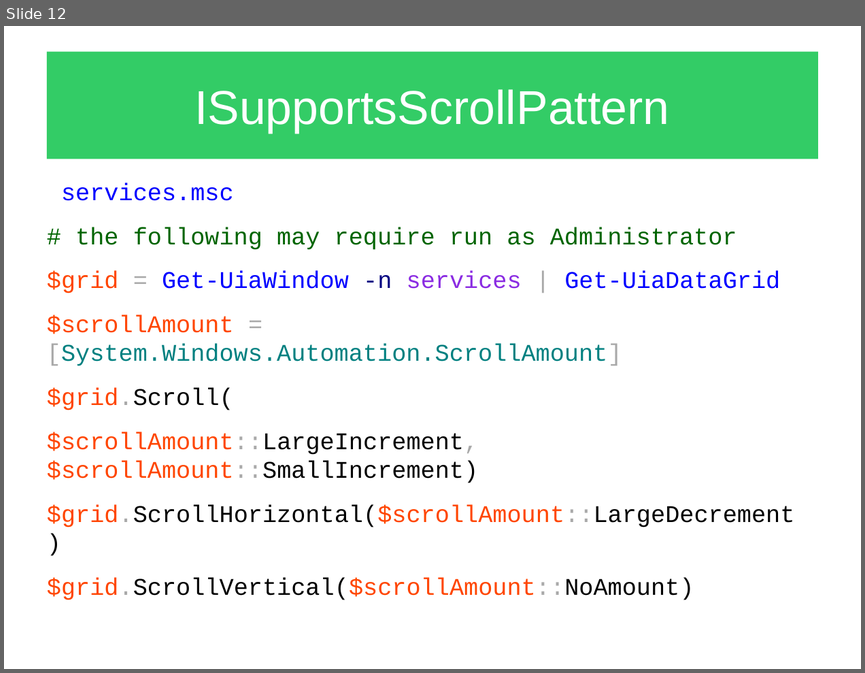
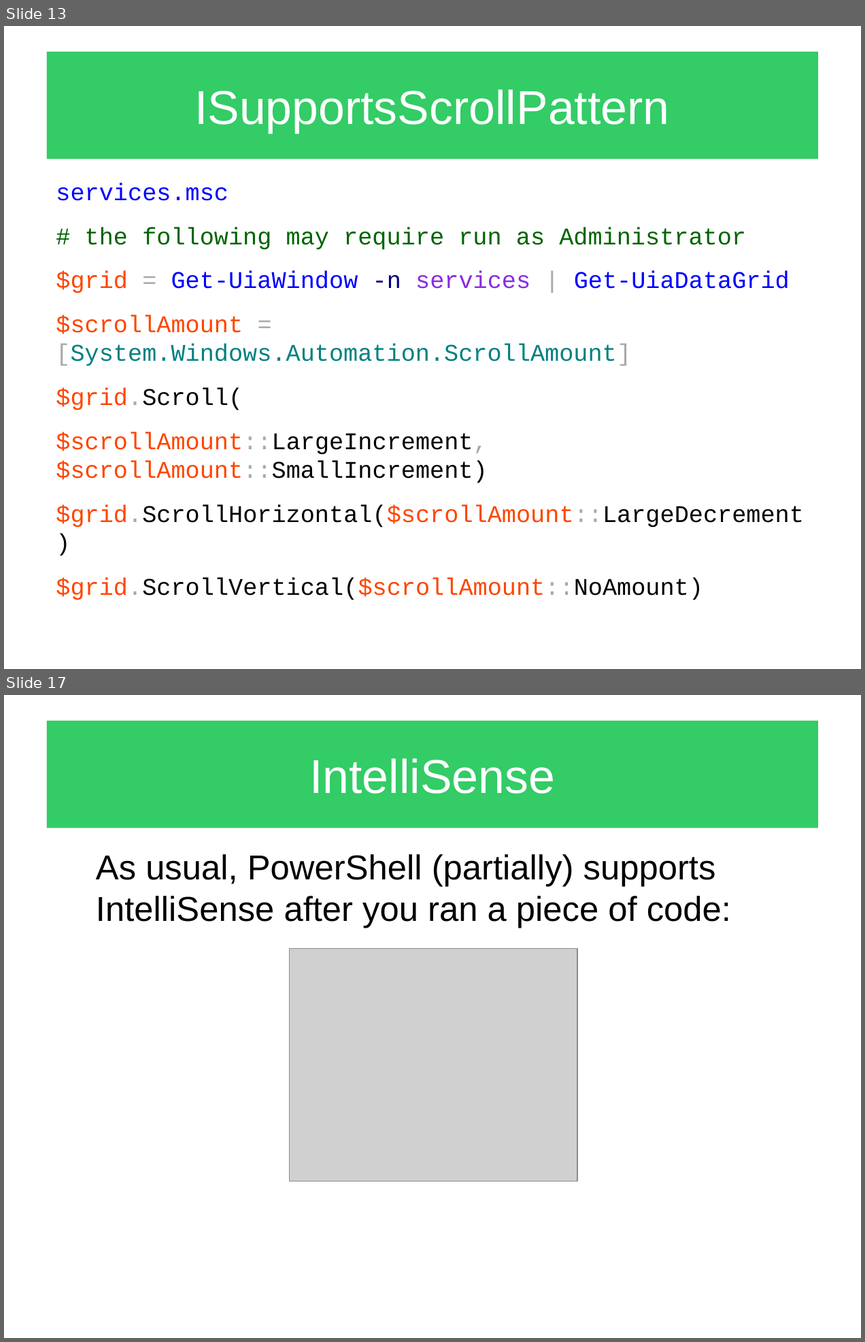
Before and after one commit to apetrovskiy/STUPS, a slide deck: samples/UIAutomation/Presentations/UIAutomation_elements_object_model_part_01.odp. Shown one above the other, each under a label of ours: slide 12 before the commit, slides 13 and 17 after it; the slides between them are not shown. The pictures are 865x673 and 865x1342 pixels, drawn with LibreOffice and Linux fonts; fonts in the diff are those of the drawing; grey boxes stand for pictures. Boxes give left, top, right and bottom in pixels: in the first picture for what was removed or moved away, otherwise in the second. Text is boxed around its words. In the diff, an @@ line names an element or a change of style, - is before the commit and + after.

```diff
--- a/samples/UIAutomation/Presentations/UIAutomation_elements_object_model_part_01.odp
+++ b/samples/UIAutomation/Presentations/UIAutomation_elements_object_model_part_01.odp
@@ slide 17 added at [4,695,861,1338], background #FFFFFF @@
@@ title added at [47,721,818,828], fill #33CC66, 44 pt, text #FFFFFF @@
+IntelliSense
@@ text added at [96,854,731,928], 32 pt, text #000000 @@
+As usual, PowerShell (partially) supports IntelliSense after you ran a piece of code:
@@ picture added at [290,949,578,1181] @@
@@ what was slide 12 is now slide 13 @@
@@ slide 13 changed as well @@
@@ text "services.msc": place and size @@
-text "services.msc" at [47,183,795,600]
+text "services.msc" at [56,183,804,600]
```
Also in this commit, not shown: 11 other slides changed, 5 other slides added, 4 slides removed, 1 other file.
